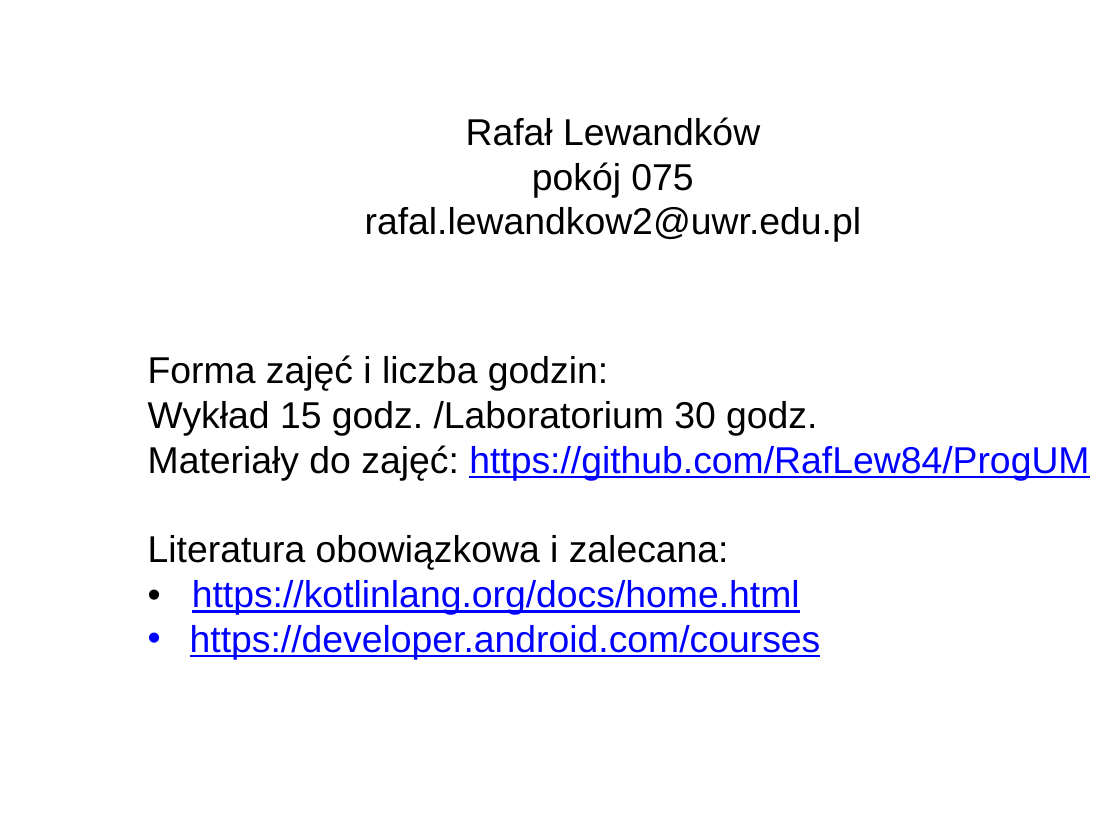
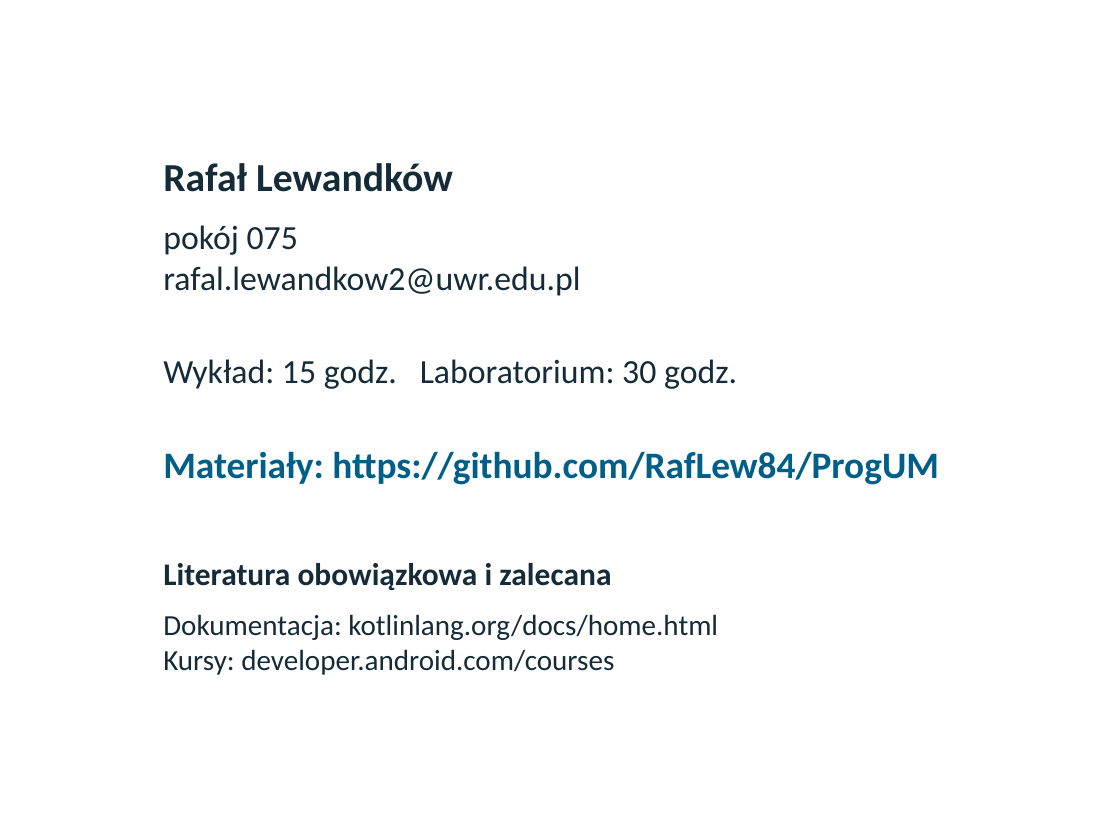
Before and after one commit to RafLew84/ProgUM, a slide deck: slide 2 of PUM2/Aktualne/Wykłady/Wyklad1.pptx. Drawn at 1120x840 pixels with LibreOffice and Linux fonts; fonts in the diff are those of the drawing; background and template pictures are left out. Boxes give left, top, right and bottom in pixels: in the first picture for what was removed or moved away, otherwise in the second. Text is boxed around its words. In the diff, an @@ line names an element or a change of style, - is before the commit and + after.

```diff
--- a/PUM2/Aktualne/Wykłady/Wyklad1.pptx
+++ b/PUM2/Aktualne/Wykłady/Wyklad1.pptx
@@ text at (466, 117, 760, 146): paragraph removed @@
-Rafał Lewandków
@@ text added at (163, 163, 453, 192), 25.5 pt, text #152B37, bold @@
+Rafał Lewandków
@@ text "pokój 075": place and size @@
-text "pokój 075" at (365, 117, 861, 242)
+text "pokój 075" at (163, 225, 580, 296)
@@ text "pokój 075" at (163, 225, 580, 296): size 24 to 21.8 pt, font Arial to Calibri, text colour #000000 to #152B37; alignment centre to left @@
@@ text removed at (148, 355, 1089, 659) @@
-Forma zajęć i liczba godzin:
-Wykład 15 godz. /Laboratorium 30 godz.
-Materiały do zajęć: https://github.com/RafLew84/ProgUM
-Literatura obowiązkowa i zalecana:
-• https://kotlinlang.org/docs/home.html
-• https://developer.android.com/courses
@@ text added at (163, 359, 737, 389), 21.8 pt, text #152B37 @@
+Wykład: 15 godz. Laboratorium: 30 godz.
@@ text added at (163, 451, 939, 485), 24 pt, text #005F88, bold @@
+Materiały: https://github.com/RafLew84/ProgUM
@@ text added at (163, 563, 611, 590), 20.2 pt, text #152B37, bold @@
+Literatura obowiązkowa i zalecana
@@ text added at (163, 614, 718, 675), 18.8 pt, text #152B37 @@
+Dokumentacja: kotlinlang.org/docs/home.html
+Kursy: developer.android.com/courses
```
Also in this commit, not shown: 2 other slides changed, 25 slides added, 31 slides removed, 3 other files.
